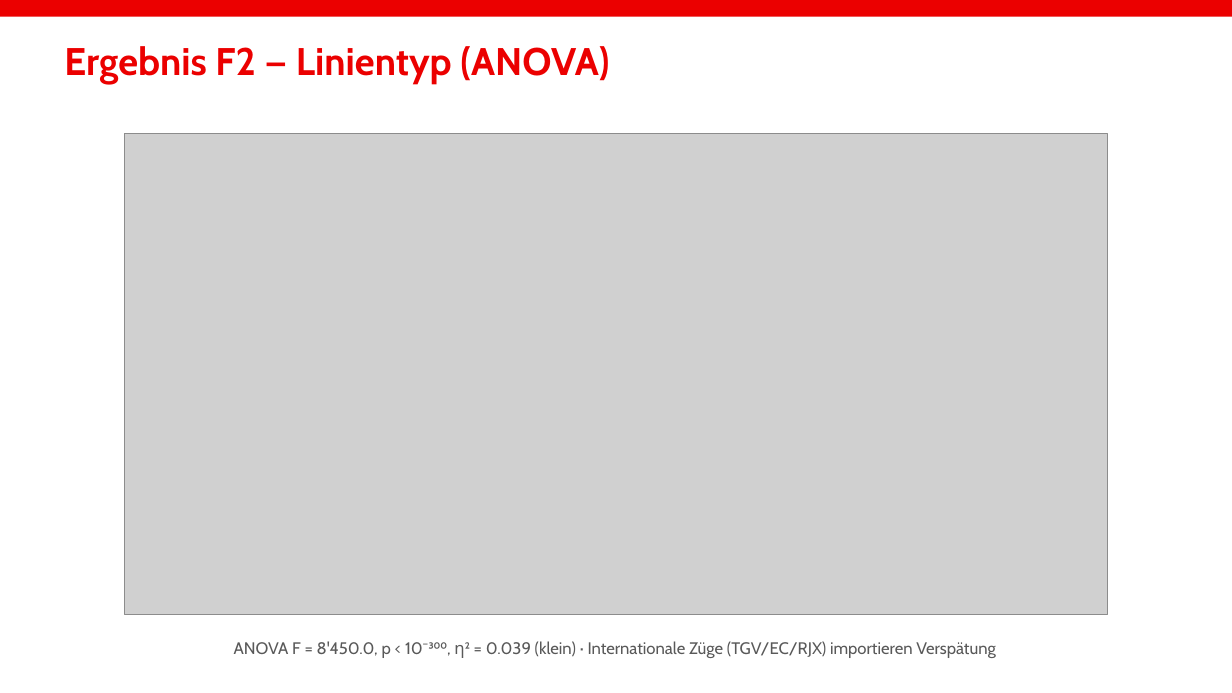
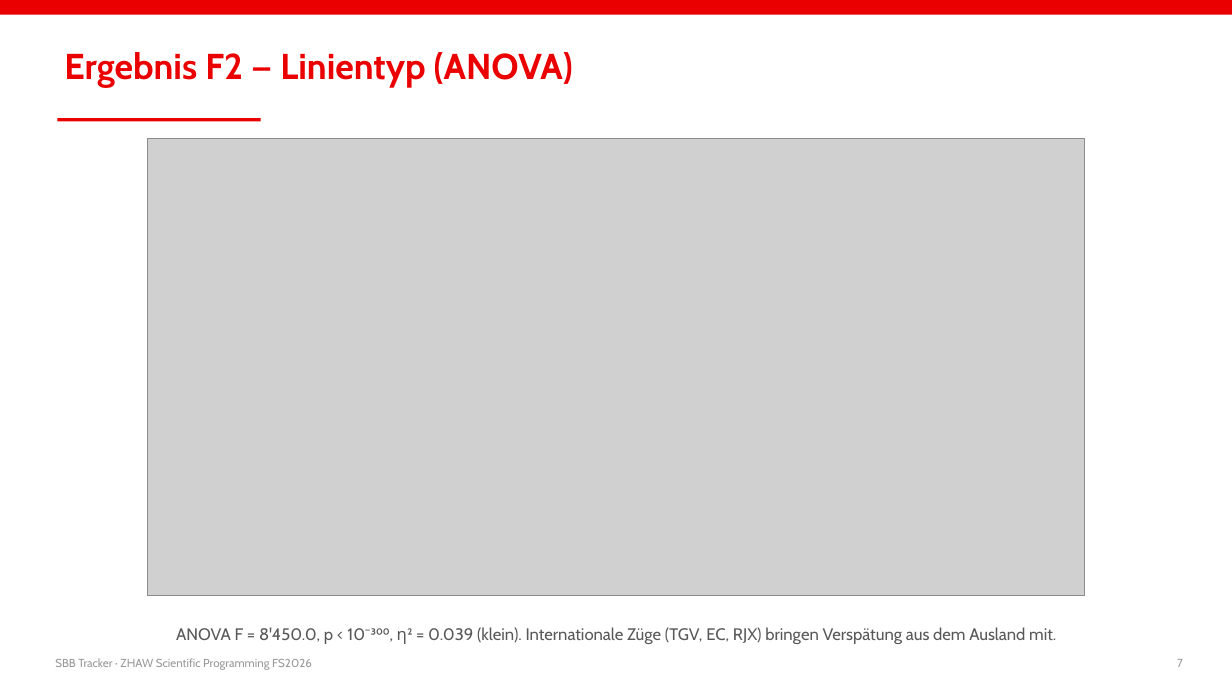
Before and after one commit to Mrgincinamon/SBB-Tracking, a slide deck: slide 7 of presentation/SBB_Tracker_Praesentation.pptx. Drawn at 1232x693 pixels with LibreOffice and Linux fonts; fonts in the diff are those of the drawing; grey boxes stand for pictures. Boxes give left, top, right and bottom in pixels: in the first picture for what was removed or moved away, otherwise in the second. Text is boxed around its words. In the diff, an @@ line names an element or a change of style, - is before the commit and + after.

```diff
--- a/presentation/SBB_Tracker_Praesentation.pptx
+++ b/presentation/SBB_Tracker_Praesentation.pptx
@@ text "Ergebnis F2 — Linientyp (ANOVA)" at bbox=[64, 52, 573, 88]: size 30 to 28 pt @@
@@ rectangle added at bbox=[57, 118, 261, 121], fill #EB0000 @@
@@ picture: place and size @@
-picture at bbox=[124, 134, 1107, 615]
+picture at bbox=[148, 139, 1084, 596]
@@ text at bbox=[176, 627, 1056, 644]: text changed @@
-ANOVA F = 8'450.0, p < 10⁻³⁰⁰, η² = 0.039 (klein) · Internationale Züge (TGV/EC/RJX) importieren Verspätung
+ANOVA F = 8'450.0, p < 10⁻³⁰⁰, η² = 0.039 (klein). Internationale Züge (TGV, EC, RJX) bringen Verspätung aus dem Ausland mit.
@@ text added at bbox=[55, 658, 312, 670], 9 pt, text #999999 @@
+SBB Tracker · ZHAW Scientific Programming FS2026
@@ text added at bbox=[1177, 659, 1183, 667], 9 pt, text #999999 @@
+7
```
Also in this commit, not shown: 13 other slides changed, 2 slides added, 2 slides removed, 1 other file.
